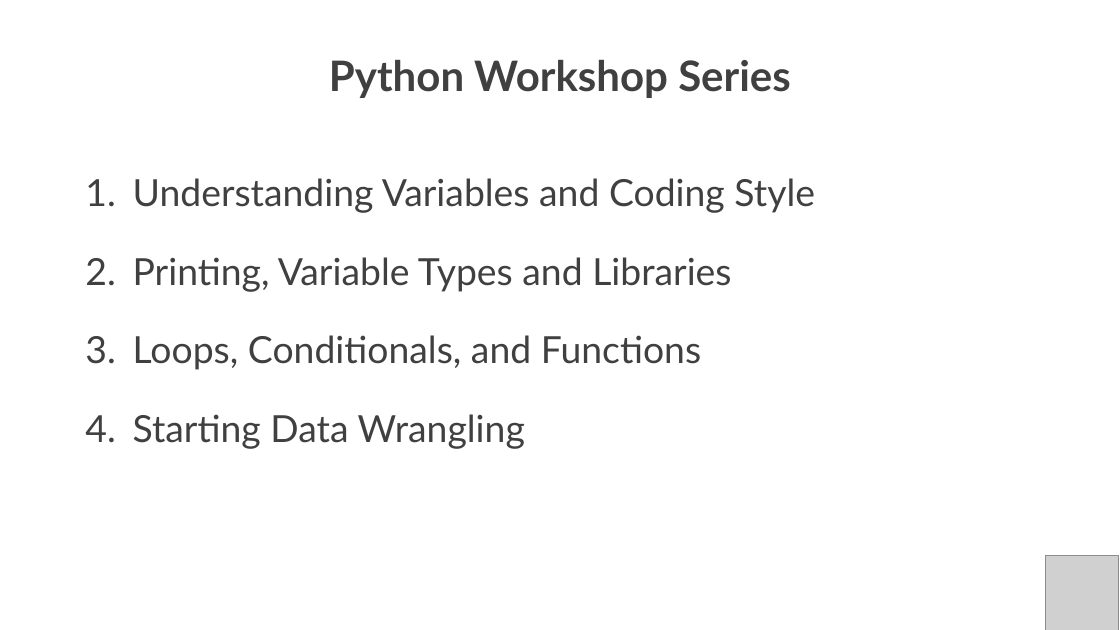
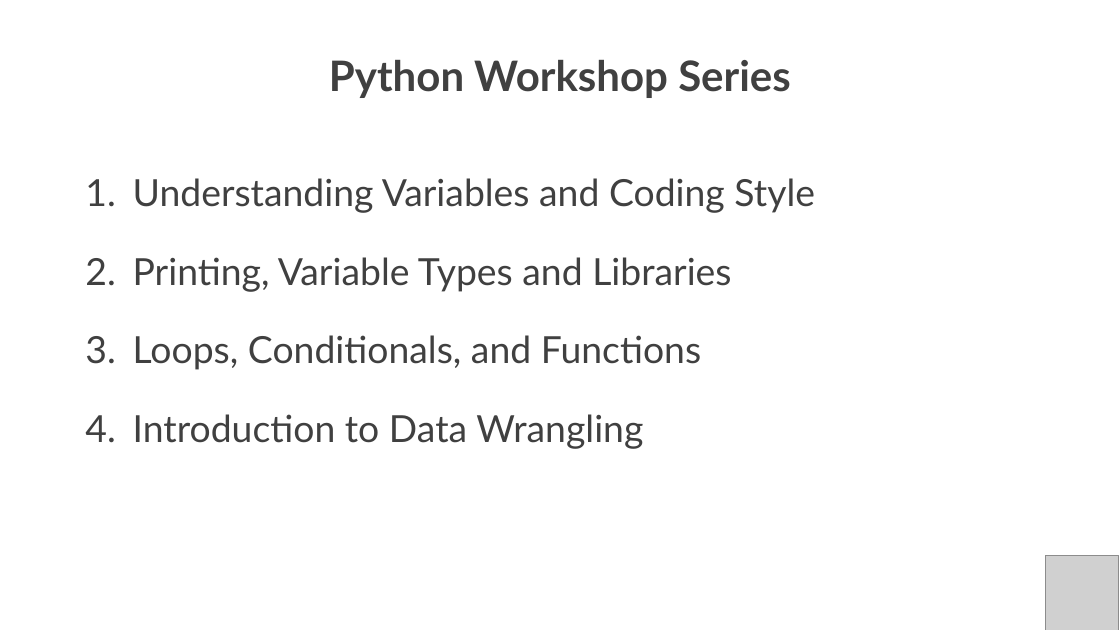
Before and after one commit to PracticumAI/python, a slide deck: slide 2 of presentations/01_intro_to_python.pptx. Drawn at 1120x630 pixels with LibreOffice and Linux fonts; fonts in the diff are those of the drawing; grey boxes stand for pictures. Boxes give left, top, right and bottom in pixels: in the first picture for what was removed or moved away, otherwise in the second. Text is boxed around its words. In the diff, an @@ line names an element or a change of style, - is before the commit and + after.

```diff
--- a/presentations/01_intro_to_python.pptx
+++ b/presentations/01_intro_to_python.pptx
@@ text at (x1=133, y1=414, x2=643, y2=449): text changed @@
-4. Starting Data Wrangling
+4. Introduction to Data Wrangling
```
Also in this commit, not shown: 1 other file.
